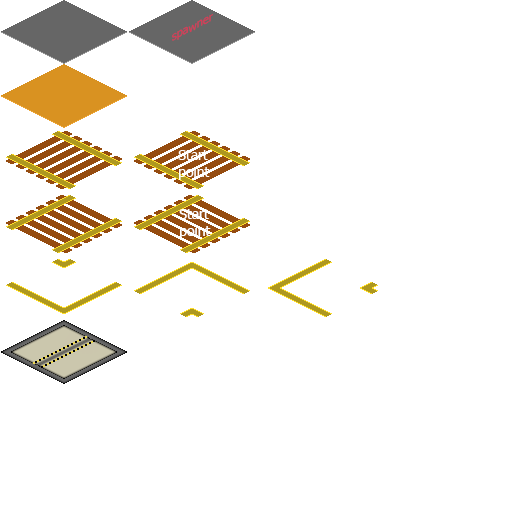
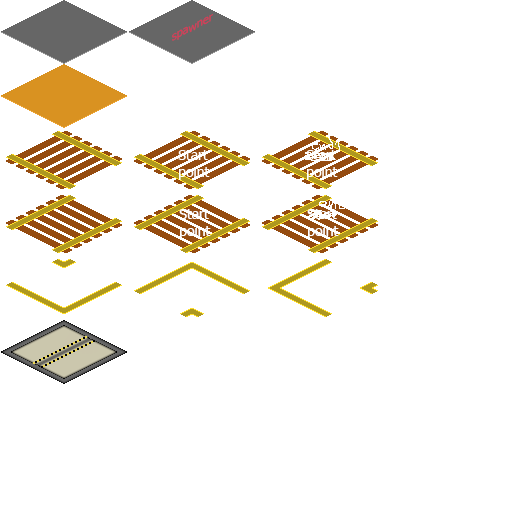
Comparing the layer stacks of the two 512×512 images. Changes:
added layer "Start point copy 2" above "Start point copy" over [262, 195, 378, 253]
added layer "endpoint" above "Start point" over [262, 131, 378, 189]
